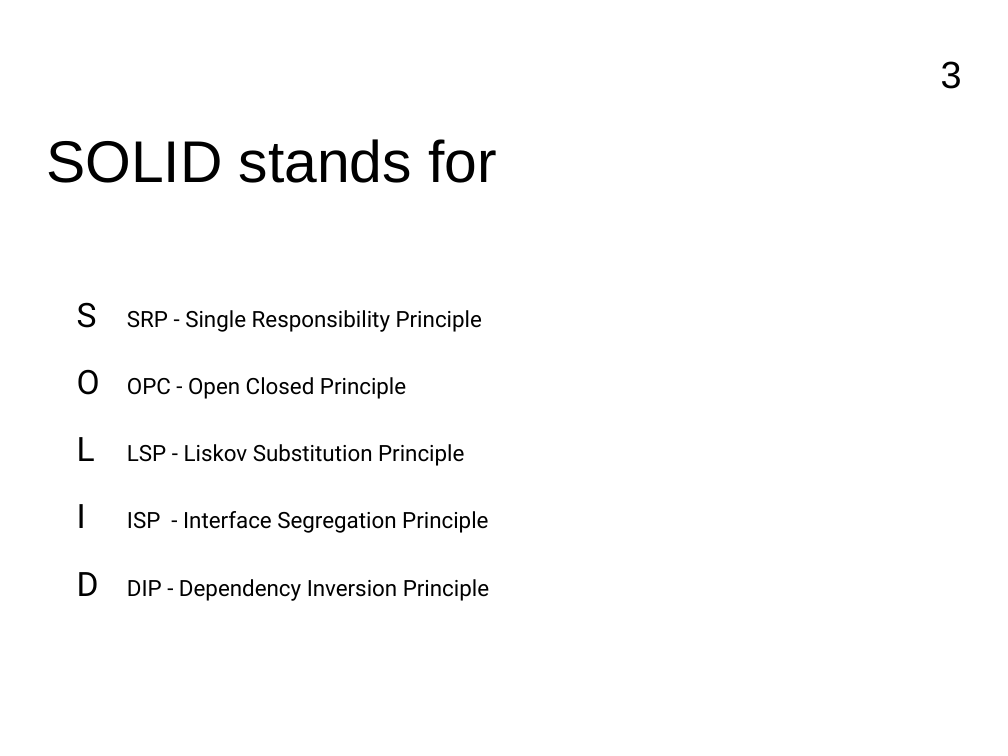
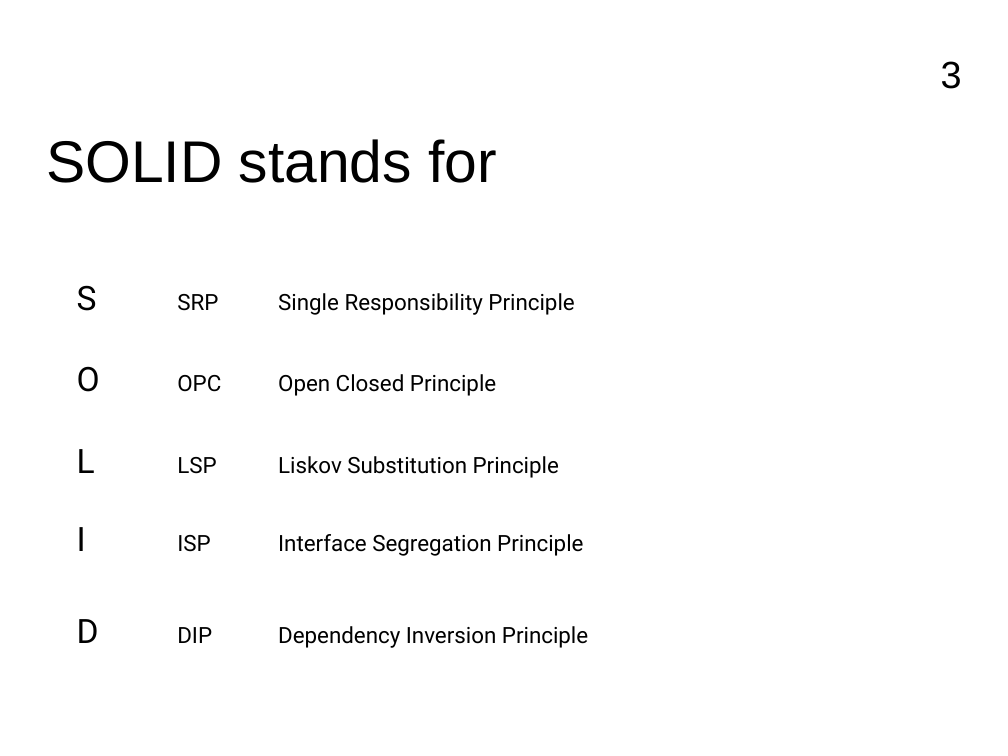
Before and after one commit to FrancoMelandri/SOLID, a slide deck: slide 3 of docs/solid.pptx. Drawn at 1008x756 pixels with LibreOffice and Linux fonts; fonts in the diff are those of the drawing. Boxes give left, top, right and bottom in pixels: in the first picture for what was removed or moved away, otherwise in the second. Text is boxed around its words. In the diff, an @@ line names an element or a change of style, - is before the commit and + after.

```diff
--- a/docs/solid.pptx
+++ b/docs/solid.pptx
@@ text added at (x1=77, y1=285, x2=574, y2=315), 16 pt, text #000000 @@
+S SRP Single Responsibility Principle
@@ text removed at (x1=77, y1=302, x2=489, y2=601) @@
-S SRP - Single Responsibility Principle
-O OPC - Open Closed Principle
-L LSP - Liskov Substitution Principle
-I ISP - Interface Segregation Principle
-D DIP - Dependency Inversion Principle
@@ text added at (x1=77, y1=366, x2=496, y2=396), 16 pt, text #000000 @@
+O OPC Open Closed Principle
@@ text added at (x1=77, y1=449, x2=559, y2=478), 16 pt, text #000000 @@
+L LSP Liskov Substitution Principle
@@ text added at (x1=77, y1=527, x2=583, y2=556), 16 pt, text #000000 @@
+I ISP Interface Segregation Principle
@@ text added at (x1=77, y1=619, x2=588, y2=648), 16 pt, text #000000 @@
+D DIP Dependency Inversion Principle
```
Also in this commit, not shown: 2 other slides changed, 7 slides added.
